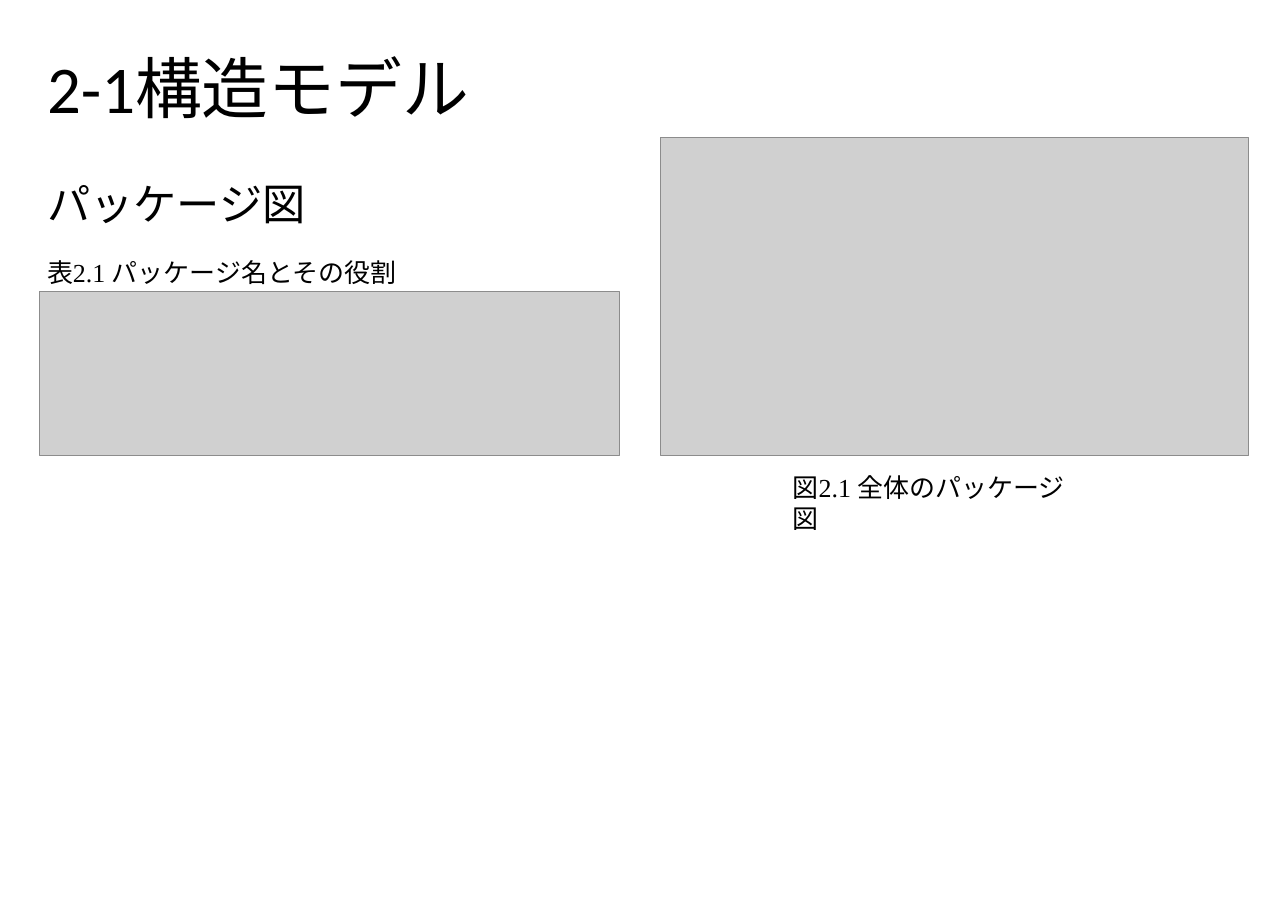
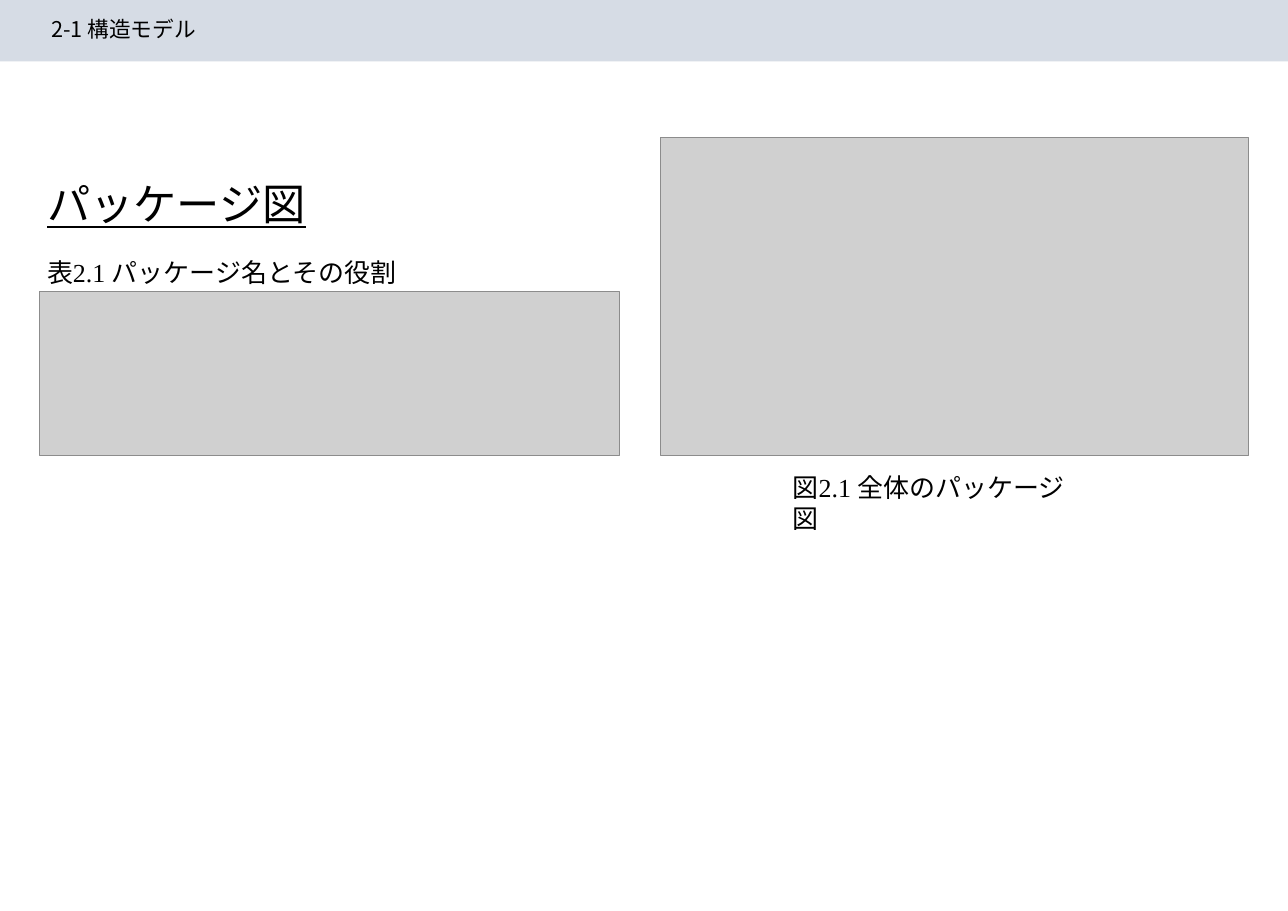
Before and after one commit to ishiki11/robot_b-team, a slide deck: slide 3 of model_file_template_primary.pptx. Drawn at 1288x911 pixels with LibreOffice and Linux fonts; fonts in the diff are those of the drawing; grey boxes stand for pictures. Boxes give left, top, right and bottom in pixels: in the first picture for what was removed or moved away, otherwise in the second. Text is boxed around its words. In the diff, an @@ line names an element or a change of style, - is before the commit and + after.

Commit message:
機能モデルの修正

```diff
--- a/model_file_template_primary.pptx
+++ b/model_file_template_primary.pptx
@@ title added at [0, 0, 1288, 62], fill #D6DCE5, 20 pt, text #000000 @@
+2-1 構造モデル
@@ title removed at [47, 58, 469, 119] @@
-2-1構造モデル
@@ text "パッケージ図" at [47, 185, 306, 228]: underline on @@
```
Also in this commit, not shown: 2 other slides changed.
